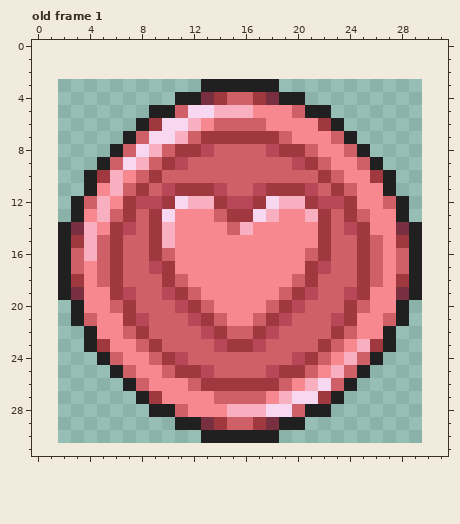
Two versions of one pixel-art file, assets/img/jokers/jokers.aseprite. The picture above is the old version.
28x28 pixels, 1 frame. Shown: old frame 1. The old version is drawn lined up with the new one, on the new canvas. The commit also changed other frames, which this record leaves out.
The same view after the edit:
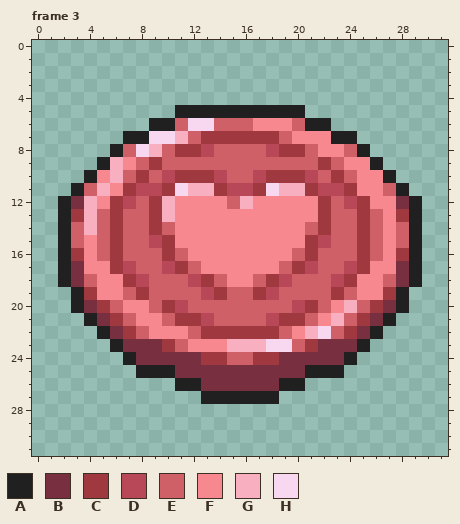
Palette (. is transparent): A #202020  B #783040  C #a03840  D #b84858  E #d06068  F #f88890  G #f8b0c0  H #f8d8f0
A new or re-ordered frame is compared with the old frame closest to it.
Commit message: animación pendejo
From old to new:
canvas 28x28 -> 32x32, the old top-left corner now at 2,3
frames 1 -> 12
Changed rows in their new state; - is an unchanged pixel.
Frame 3 is new; against old frame 1:
first column x 2:
 3 -----------......-----------
 4 ---------..........---------
 5 -------..AAAAAAAAAA..-------
 6 ------.AAEHH---F--EAA.------
 7 ------A--------------A------
 9 ----GFECEE--------EECE-F----
10 ---F-ECEDCCCD--DCCCDECE-F---
11 -AEGFCDDCHGGCDDCHGGCDDC--EA-
12 ABGFCDECGFFFFEGFFFFFCEDC-FBA
13 ACGECE--G---FFFFF--F--ECE-CA
14 -E-E-E--E----FF----E--E-E-E-
15 -EF----DC----------CD-----E-
16 -CF----ECE--------ECE-----C-
17 -B-F-D-EDCE------ECDE-D-F-B-
18 -BEFFCD-E-DCE--ECD-E-DCFFEB-
19 .AC-FEC-EE-DCEECD-EE-CEF-CA.
20 --BC-FF-C-E-EEEE-E-C-FG-CB--
21 -.ABCEFF-CCD-EE-DCC-FGECBA.-
22 --.ABCEFFF-C-CC-C-FGHECBA.--
23 --..ABBBC-FFFGGGHH-CBBBA..--
24 ---..ABBBBBCC--CCBBBBBA..---
25 ----..AAABBBBBBBBBBAAA..----
26 -----....AABBBBBBAA....-----
27 ------.....AAAAAA.....------
28 -------..............-------
29 ---------..........---------
30 -----------......-----------
